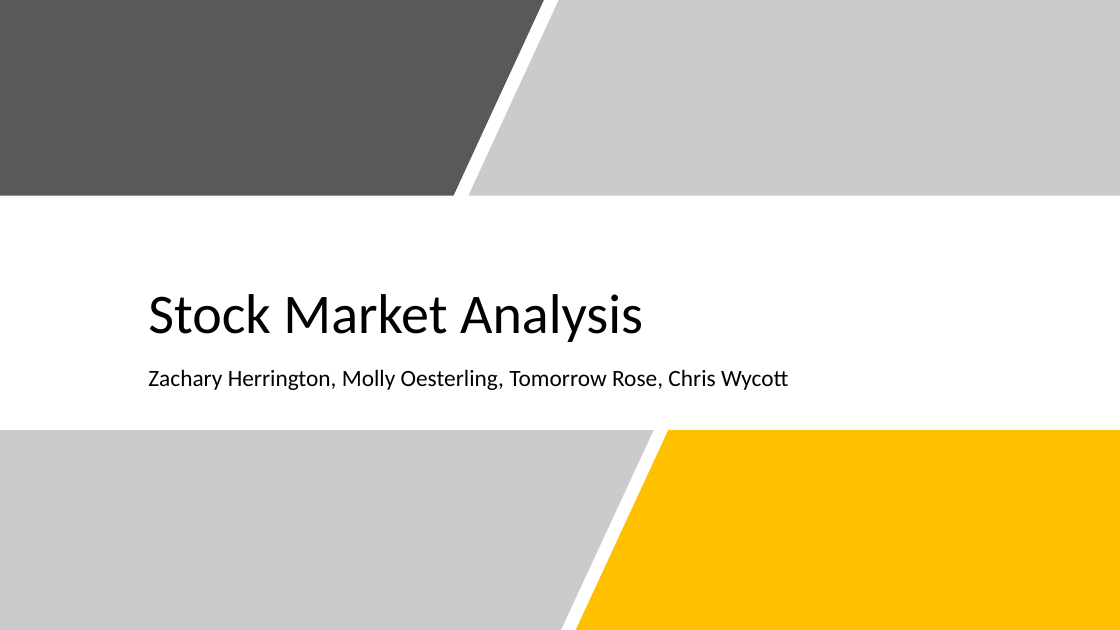
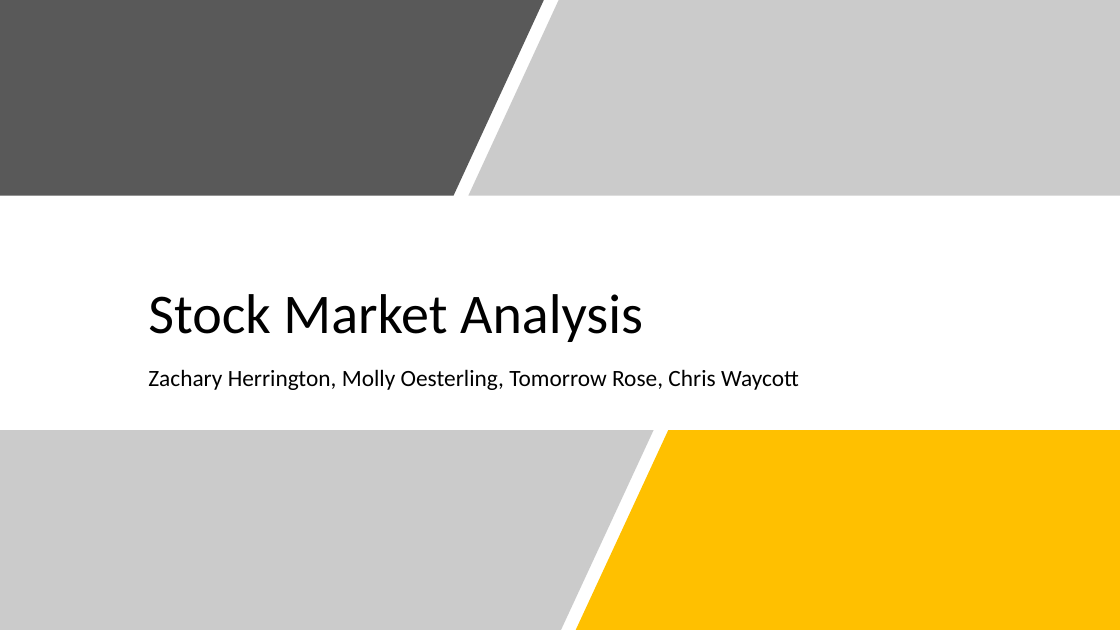
Before and after one commit to armywalrus/Stock-Market-Spotlight-Tech-Stocks, a slide deck: slide 1 of Project 2 Presentation.pptx. Drawn at 1120x630 pixels with LibreOffice and Linux fonts; fonts in the diff are those of the drawing. Boxes give left, top, right and bottom in pixels: in the first picture for what was removed or moved away, otherwise in the second. Text is boxed around its words. In the diff, an @@ line names an element or a change of style, - is before the commit and + after.

```diff
--- a/Project 2 Presentation.pptx
+++ b/Project 2 Presentation.pptx
@@ subtitle at (148, 369, 799, 390): text changed @@
-Zachary Herrington, Molly Oesterling, Tomorrow Rose, Chris Wycott
+Zachary Herrington, Molly Oesterling, Tomorrow Rose, Chris Waycott
```
Also in this commit, not shown: 3 other slides changed, 1 slide added, 4 other files.
